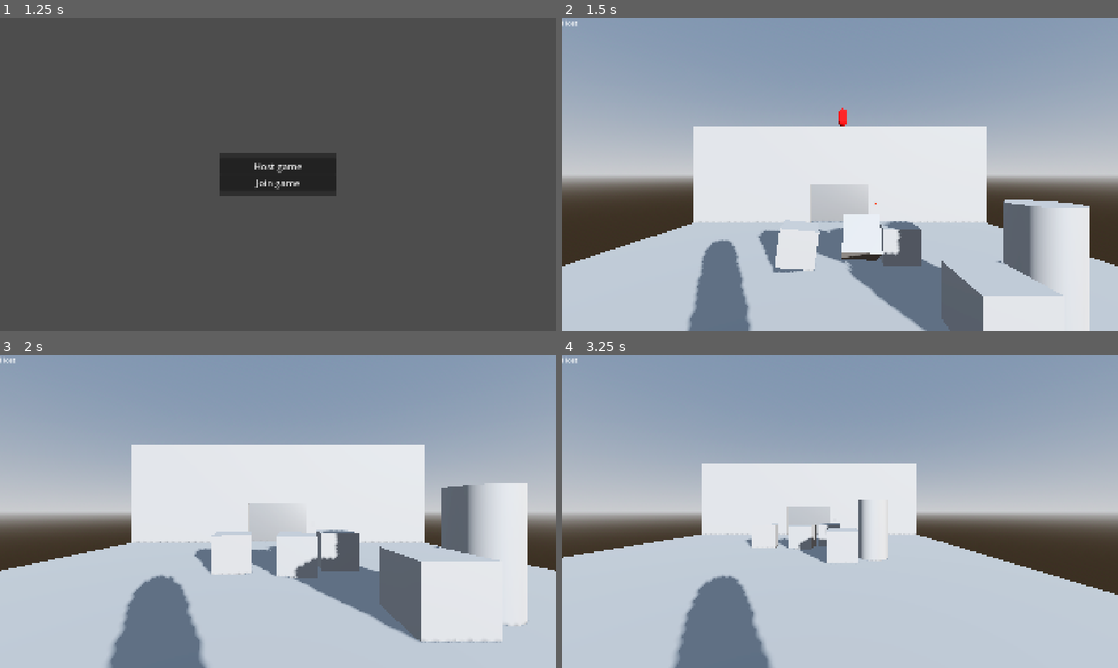
Above: before the commit, frames 1-4 (two rows, left to right).
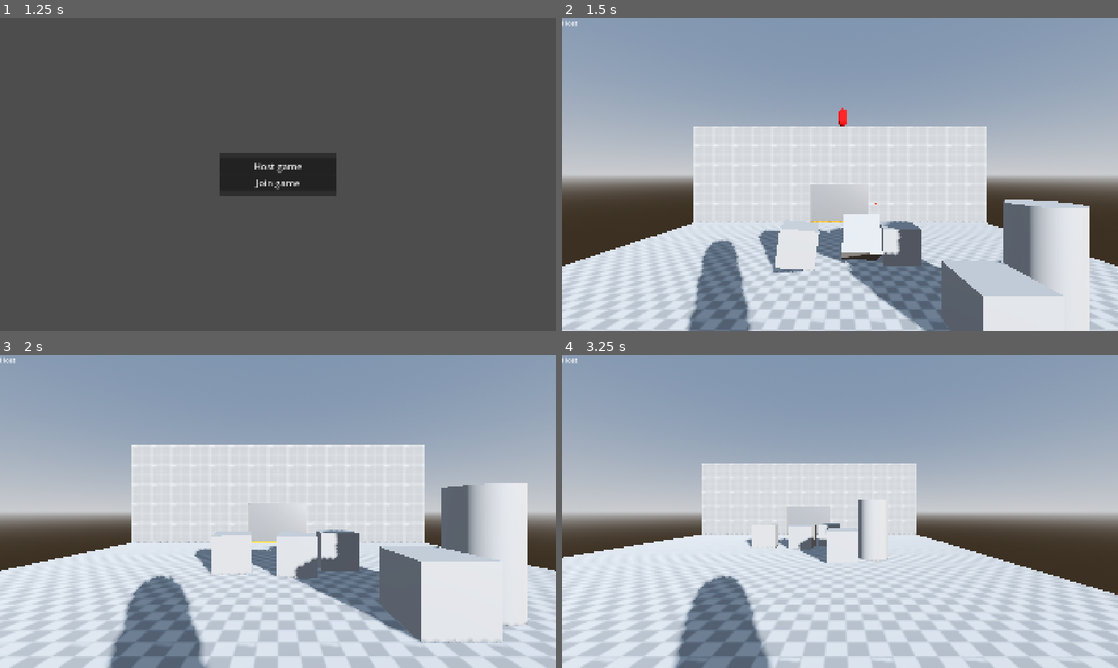
Above: after the commit, the same moments.

Repository: Arox315/Horror-Game
Game: Godot game, scene res://stages/playground/playground.tscn
Two runs of this game, one before a commit and one after it. Both use one fixed random seed, a clock stepped at 60 frames per second and the inputs below. The project has no main scene, so this scene is started directly.
Inputs (mouse positions are in pixels of both pictures, inside the frame that each line leads up to):
- Up to frame 1 (1.25 s): tap Enter at 0.5 s; move the mouse to (400, 158) at 0.52 s; hold D (right) from 0.53 s (still down); tap E (interact) at 0.6 s; click (400, 158) at 0.67 s; tap Space (jump) at 0.77 s
- Up to frame 2 (1.5 s): release D (right) at 1.25 s; click "Host game" at 1.25 s
- Up to frame 3 (2 s): no input
- Up to frame 4 (3.25 s): move the mouse to (728, 527) at 2.02 s; hold S (back) 2.03-2.78 s; tap E (interact) at 2.1, 2.85 s; tap Space (jump) at 2.27 s; move the mouse to (895, 442) at 2.77 s; hold D (right) from 2.78 s (still down)

Frame 1 is identical in both runs. In frame 2, 5.4% of the frame differs, in the area x 0-100%, y 64-100%; in frame 3, 9.6%; in frame 4, 13%, in the area x 0-100%, y 57-100%.

Commit message:
feat: Add prototype textures. Adjust playground geometry and apply prototype textures

Diff:
--- a/stages/playground/playground.tscn
+++ b/stages/playground/playground.tscn
@@ -1,17 +1,36 @@
-[gd_scene load_steps=29 format=3 uid="uid://dvi7lqoafi1cl"]
+[gd_scene load_steps=37 format=3 uid="uid://dvi7lqoafi1cl"]
 
 [ext_resource type="PackedScene" uid="uid://352pm4hcxqtx" path="res://stages/playground/block.tscn" id="1_qchbg"]
+[ext_resource type="Texture2D" uid="uid://00bjogdgqtt4" path="res://assets/textures/prototype/dev_tiles-orange.png" id="2_5wu1j"]
+[ext_resource type="Texture2D" uid="uid://b86nqm7fi6hb0" path="res://assets/textures/prototype/dev_tiles-gray.png" id="2_ac2je"]
 [ext_resource type="Script" uid="uid://cnglits2m8u6w" path="res://scripts/multiplayer_menu.gd" id="2_elqxi"]
 [ext_resource type="PackedScene" uid="uid://dmgtd4kr3b0wd" path="res://entities/interactables/color_changer/color_changer.tscn" id="3_bkhp6"]
 [ext_resource type="PackedScene" uid="uid://dbwe4mpgrbf1o" path="res://common/interactable/trigger/interactable_trigger.tscn" id="4_ruau5"]
 [ext_resource type="PackedScene" uid="uid://c4upv6xtythq5" path="res://stages/test_enemy.tscn" id="6_bkhp6"]
 [ext_resource type="PackedScene" uid="uid://cj72bmdxu2h7b" path="res://entities/interactables/teleporter/teleporter.tscn" id="6_ilnn3"]
-
-[sub_resource type="BoxMesh" id="BoxMesh_edjgo"]
-size = Vector3(15, 0.5, 15)
+[ext_resource type="Texture2D" uid="uid://c6l4gm0v03vwf" path="res://assets/textures/prototype/dev_texture-gray.png" id="8_ac2je"]
+
+[sub_resource type="StandardMaterial3D" id="StandardMaterial3D_4y8jm"]
+albedo_texture = ExtResource("2_ac2je")
+uv1_scale = Vector3(15, 15, 15)
+
+[sub_resource type="PlaneMesh" id="PlaneMesh_7h8id"]
+material = SubResource("StandardMaterial3D_4y8jm")
+size = Vector2(15, 15)
+
+[sub_resource type="BoxShape3D" id="BoxShape3D_nfegs"]
+size = Vector3(15, 0, 15)
+
+[sub_resource type="StandardMaterial3D" id="StandardMaterial3D_7h8id"]
+albedo_texture = ExtResource("2_5wu1j")
+uv1_scale = Vector3(15, 15, 15)
+
+[sub_resource type="PlaneMesh" id="PlaneMesh_nfegs"]
+material = SubResource("StandardMaterial3D_7h8id")
+size = Vector2(15, 15)
 
 [sub_resource type="BoxShape3D" id="BoxShape3D_rupst"]
-size = Vector3(15, 0.5, 15)
+size = Vector3(15, 0, 15)
 
 [sub_resource type="ProceduralSkyMaterial" id="ProceduralSkyMaterial_wt17y"]
 sky_horizon_color = Color(0.662243, 0.671743, 0.686743, 1)
@@ -41,6 +60,11 @@
 [sub_resource type="CylinderShape3D" id="CylinderShape3D_bkhp6"]
 height = 2.1
 radius = 0.55
+
+[sub_resource type="StandardMaterial3D" id="StandardMaterial3D_nfegs"]
+albedo_texture = ExtResource("8_ac2je")
+uv1_offset = Vector3(0.5, 0.5, 0)
+uv1_triplanar = true
 
 [sub_resource type="GDScript" id="GDScript_bkhp6"]
 script/source = "extends InteractableObject
@@ -188,21 +212,20 @@
 [node name="Playground" type="Node3D"]
 
 [node name="floor" type="StaticBody3D" parent="."]
-transform = Transform3D(1, 0, 0, 0, 1, 0, 0, 0, 1, 0, -0.25, 0)
 metadata/_edit_group_ = true
 
 [node name="MeshInstance3D" type="MeshInstance3D" parent="floor"]
-mesh = SubResource("BoxMesh_edjgo")
+mesh = SubResource("PlaneMesh_7h8id")
 
 [node name="CollisionShape3D" type="CollisionShape3D" parent="floor"]
-shape = SubResource("BoxShape3D_rupst")
+shape = SubResource("BoxShape3D_nfegs")
 
 [node name="floor2" type="StaticBody3D" parent="."]
-transform = Transform3D(1, 0, 0, 0, 1, 0, 0, 0, 1, 0, -0.25, -15)
+transform = Transform3D(1, 0, 0, 0, 1, 0, 0, 0, 1, 0, 0, -15)
 metadata/_edit_group_ = true
 
 [node name="MeshInstance3D" type="MeshInstance3D" parent="floor2"]
-mesh = SubResource("BoxMesh_edjgo")
+mesh = SubResource("PlaneMesh_nfegs")
 
 [node name="CollisionShape3D" type="CollisionShape3D" parent="floor2"]
 shape = SubResource("BoxShape3D_rupst")
@@ -306,6 +329,7 @@
 transform = Transform3D(1, 0, 0, 0, 1, 0, 0, 0, 1, 0, 2.5, -7.75)
 use_collision = true
 size = Vector3(15, 5, 0.5)
+material = SubResource("StandardMaterial3D_nfegs")
 
 [node name="CSGBox3D" type="CSGBox3D" parent="Wall"]
 transform = Transform3D(1, 0, 0, 0, 1, 0, 0, 0, 1, 0, -1.5, 0)
Binary file added: assets/textures/prototype/dev_texture-black.png
Not shown, added: assets/textures/prototype/dev_texture-black.png.import
Binary file added: assets/textures/prototype/dev_texture-blue.png
Not shown, added: assets/textures/prototype/dev_texture-blue.png.import
Binary file added: assets/textures/prototype/dev_texture-gray.png
Not shown, added: assets/textures/prototype/dev_texture-gray.png.import
Binary file added: assets/textures/prototype/dev_texture-green.png
Not shown, added: assets/textures/prototype/dev_texture-green.png.import
Binary file added: assets/textures/prototype/dev_texture-light_blue.png
Not shown, added: assets/textures/prototype/dev_texture-light_blue.png.import
Binary file added: assets/textures/prototype/dev_texture-orange.png
Not shown, added: assets/textures/prototype/dev_texture-orange.png.import
(and 36 more such lines)
